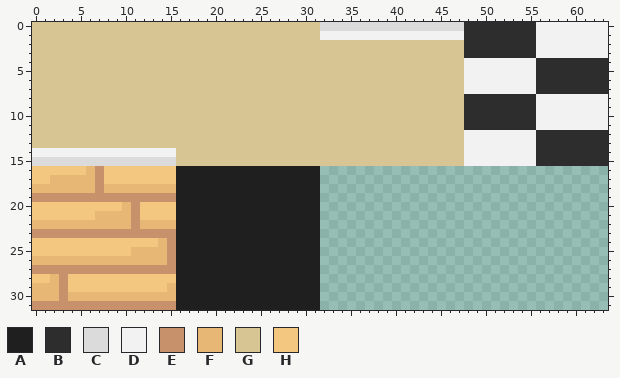
Pixel-art sprite, stored at GamJamDydy/Assets/Sprites/TilesSheet.png. Above, as it was before the edit.
The file is 64x32 pixels. Colours within 5 levels of each other are drawn and written as one.
Palette (. is transparent): A #201f1f  B #2e2d2d  C #dbdbdb  D #f2f2f2  E #c7926b  F #e6b775  G #d7c694  H #f3c77f
Pixels before, first column x 0:
 0 GGGGGGGGGGGGGGGGGGGGGGGGGGGGGGGGCCCCCCCCCCCCCCCCBBBBBBBBDDDDDDDD
 1 GGGGGGGGGGGGGGGGGGGGGGGGGGGGGGGGDDDDDDDDDDDDDDDDBBBBBBBBDDDDDDDD
 2 GGGGGGGGGGGGGGGGGGGGGGGGGGGGGGGGGGGGGGGGGGGGGGGGBBBBBBBBDDDDDDDD
 3 GGGGGGGGGGGGGGGGGGGGGGGGGGGGGGGGGGGGGGGGGGGGGGGGBBBBBBBBDDDDDDDD
 4 GGGGGGGGGGGGGGGGGGGGGGGGGGGGGGGGGGGGGGGGGGGGGGGGDDDDDDDDBBBBBBBB
 5 GGGGGGGGGGGGGGGGGGGGGGGGGGGGGGGGGGGGGGGGGGGGGGGGDDDDDDDDBBBBBBBB
 6 GGGGGGGGGGGGGGGGGGGGGGGGGGGGGGGGGGGGGGGGGGGGGGGGDDDDDDDDBBBBBBBB
 7 GGGGGGGGGGGGGGGGGGGGGGGGGGGGGGGGGGGGGGGGGGGGGGGGDDDDDDDDBBBBBBBB
 8 GGGGGGGGGGGGGGGGGGGGGGGGGGGGGGGGGGGGGGGGGGGGGGGGBBBBBBBBDDDDDDDD
 9 GGGGGGGGGGGGGGGGGGGGGGGGGGGGGGGGGGGGGGGGGGGGGGGGBBBBBBBBDDDDDDDD
10 GGGGGGGGGGGGGGGGGGGGGGGGGGGGGGGGGGGGGGGGGGGGGGGGBBBBBBBBDDDDDDDD
11 GGGGGGGGGGGGGGGGGGGGGGGGGGGGGGGGGGGGGGGGGGGGGGGGBBBBBBBBDDDDDDDD
12 GGGGGGGGGGGGGGGGGGGGGGGGGGGGGGGGGGGGGGGGGGGGGGGGDDDDDDDDBBBBBBBB
13 GGGGGGGGGGGGGGGGGGGGGGGGGGGGGGGGGGGGGGGGGGGGGGGGDDDDDDDDBBBBBBBB
14 DDDDDDDDDDDDDDDDGGGGGGGGGGGGGGGGGGGGGGGGGGGGGGGGDDDDDDDDBBBBBBBB
15 CCCCCCCCCCCCCCCCGGGGGGGGGGGGGGGGGGGGGGGGGGGGGGGGDDDDDDDDBBBBBBBB
16 HHHHHHFEHHHHHHHHAAAAAAAAAAAAAAAA................................
17 HHFFFFFEHHHHHHHHAAAAAAAAAAAAAAAA................................
18 FFFFFFFEFFFFFFFFAAAAAAAAAAAAAAAA................................
19 EEEEEEEEEEEEEEEEAAAAAAAAAAAAAAAA................................
20 HHHHHHHHHHFEHHHHAAAAAAAAAAAAAAAA................................
21 HHHHHHHFFFFEHHHHAAAAAAAAAAAAAAAA................................
22 FFFFFFFFFFFEFFFFAAAAAAAAAAAAAAAA................................
23 EEEEEEEEEEEEEEEEAAAAAAAAAAAAAAAA................................
24 HHHHHHHHHHHHHHFEAAAAAAAAAAAAAAAA................................
25 HHHHHHHHHHHFFFFEAAAAAAAAAAAAAAAA................................
26 FFFFFFFFFFFFFFFEAAAAAAAAAAAAAAAA................................
27 EEEEEEEEEEEEEEEEAAAAAAAAAAAAAAAA................................
28 HHFEHHHHHHHHHHHHAAAAAAAAAAAAAAAA................................
29 FFFEHHHHHHHHHHHFAAAAAAAAAAAAAAAA................................
30 FFFEFFFFFFFFFFFFAAAAAAAAAAAAAAAA................................
31 EEEEEEEEEEEEEEEEAAAAAAAAAAAAAAAA................................
After the commit:
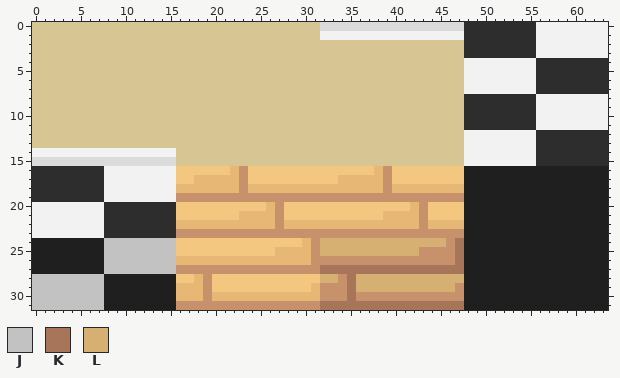
Colours new in this view: J #c2c2c2  K #a6755a  L #d6b072
Change:
Changed rows in their new state; - is an unchanged pixel.
first column x 0:
16 BBBBBBBBDDDDDDDDHHHHHHFEHHHHHHHHHHHHHHFEHHHHHHHHAAAAAAAAAAAAAAAA
17 BBBBBBBBDDDDDDDDHHFFFFFEHHHHHHHHHHFFFFFEHHHHHHHHAAAAAAAAAAAAAAAA
18 BBBBBBBBDDDDDDDDFFFFFFFEFFFFFFFFFFFFFFFEFFFFFFFFAAAAAAAAAAAAAAAA
19 BBBBBBBBDDDDDDDDEEEEEEEEEEEEEEEEEEEEEEEEEEEEEEEEAAAAAAAAAAAAAAAA
20 DDDDDDDDBBBBBBBBHHHHHHHHHHFEHHHHHHHHHHHHHHFEHHHHAAAAAAAAAAAAAAAA
21 DDDDDDDDBBBBBBBBHHHHHHHFFFFEHHHHHHHHHHHFFFFEHHHHAAAAAAAAAAAAAAAA
22 DDDDDDDDBBBBBBBBFFFFFFFFFFFEFFFFFFFFFFFFFFFEFFFFAAAAAAAAAAAAAAAA
23 DDDDDDDDBBBBBBBBEEEEEEEEEEEEEEEEEEEEEEEEEEEEEEEEAAAAAAAAAAAAAAAA
24 AAAAAAAAJJJJJJJJHHHHHHHHHHHHHHFELLLLLLLLLLLLLLEKAAAAAAAAAAAAAAAA
25 AAAAAAAAJJJJJJJJHHHHHHHHHHHFFFFELLLLLLLLLLLEEEEKAAAAAAAAAAAAAAAA
26 AAAAAAAAJJJJJJJJFFFFFFFFFFFFFFFEEEEEEEEEEEEEEEEKAAAAAAAAAAAAAAAA
27 AAAAAAAAJJJJJJJJEEEEEEEEEEEEEEEEKKKKKKKKKKKKKKKKAAAAAAAAAAAAAAAA
28 JJJJJJJJAAAAAAAAHHFEHHHHHHHHHHHHLLEKLLLLLLLLLLLLAAAAAAAAAAAAAAAA
29 JJJJJJJJAAAAAAAAFFFEHHHHHHHHHHHFEEEKLLLLLLLLLLLEAAAAAAAAAAAAAAAA
30 JJJJJJJJAAAAAAAAFFFEFFFFFFFFFFFFEEEKEEEEEEEEEEEEAAAAAAAAAAAAAAAA
31 JJJJJJJJAAAAAAAAEEEEEEEEEEEEEEEEKKKKKKKKKKKKKKKKAAAAAAAAAAAAAAAA
Where, in picture pixels (left, top, right, bottom), the same in both pictures:
changed: (32, 166, 608, 310)
